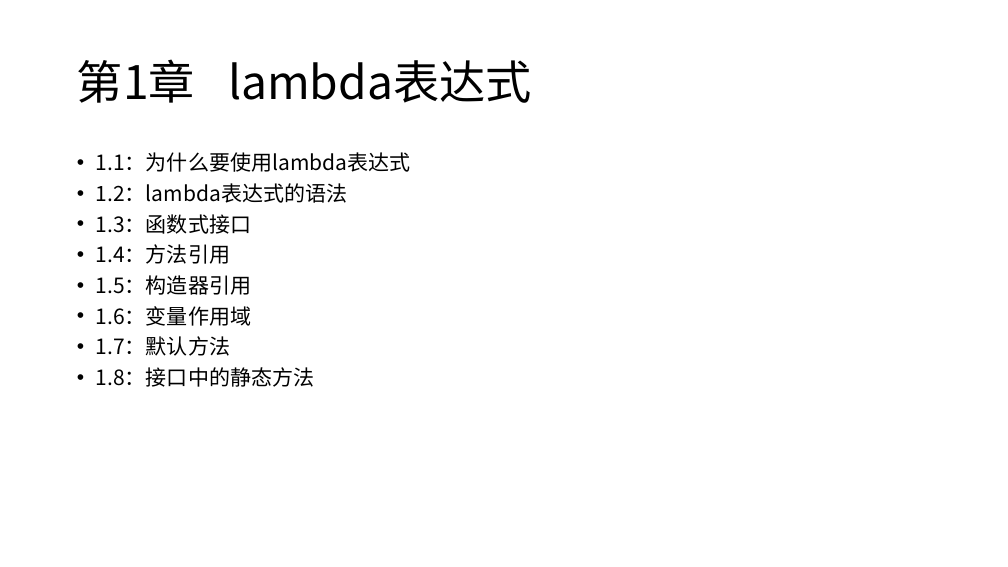
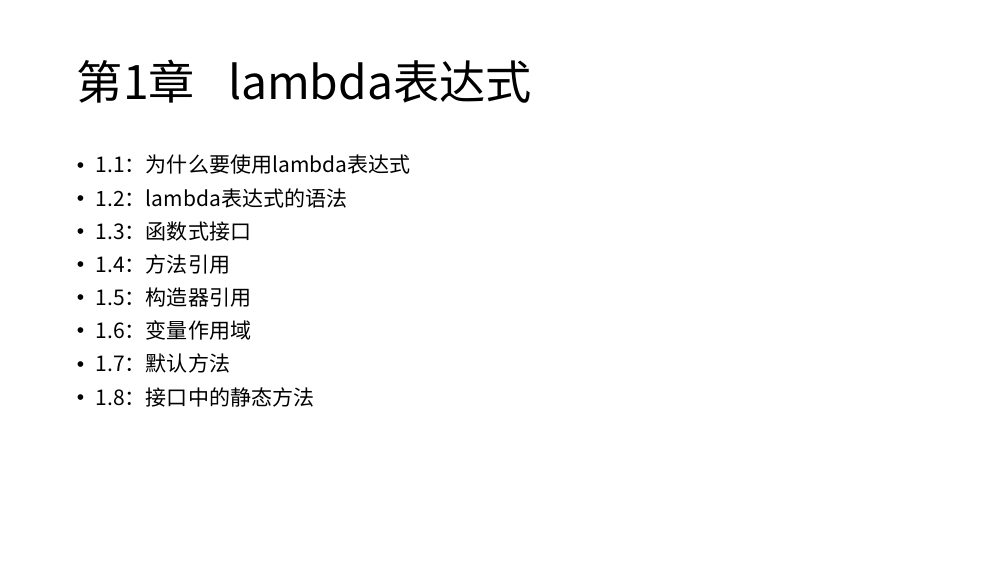
Before and after one commit to ProSayJ/springbootstudy, a slide deck: slide 2 of doc/ppt/读书笔记/写给大忙人看的Java SE 8.pptx. Drawn at 1008x567 pixels with LibreOffice and Linux fonts; fonts in the diff are those of the drawing. Boxes give left, top, right and bottom in pixels: in the first picture for what was removed or moved away, otherwise in the second. Text is boxed around its words. In the diff, an @@ line names an element or a change of style, - is before the commit and + after.

```diff
--- a/doc/ppt/读书笔记/写给大忙人看的Java SE 8.pptx
+++ b/doc/ppt/读书笔记/写给大忙人看的Java SE 8.pptx
@@ text "1.1：为什么要使用lambda表达式" at [96, 154, 411, 407]: line spacing 0.8 to 0.9 @@
```
Also in this commit, not shown: 6 slides added, 6 slides removed, 2 other files.
